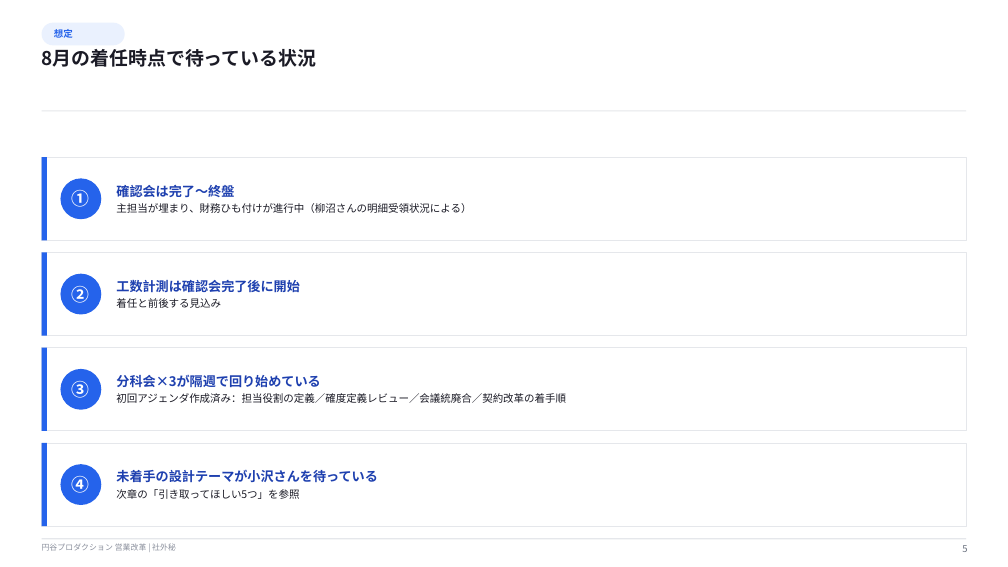
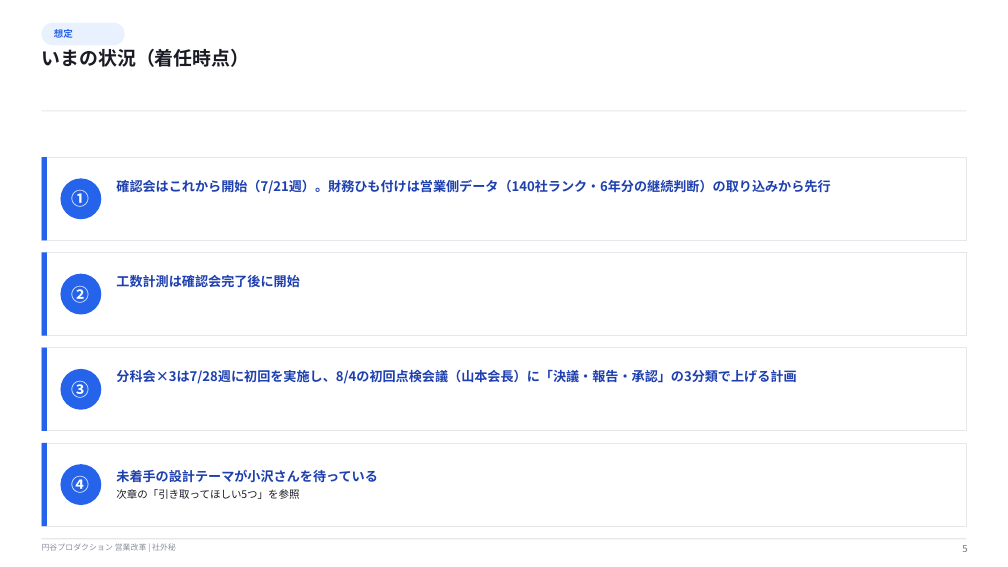
Before and after one commit to hayatoshintani-spe/kessho-lens, a slide deck: slide 5 of docs/営業改革_小沢さん着任ブリーフ.pptx. Drawn at 1008x567 pixels with LibreOffice and Linux fonts; fonts in the diff are those of the drawing. Boxes give left, top, right and bottom in pixels: in the first picture for what was removed or moved away, otherwise in the second. Text is boxed around its words. In the diff, an @@ line names an element or a change of style, - is before the commit and + after.

```diff
--- a/docs/営業改革_小沢さん着任ブリーフ.pptx
+++ b/docs/営業改革_小沢さん着任ブリーフ.pptx
@@ text at [42,49,250,67]: text changed @@
-8月の着任時点で待っている状況
+いまの状況（着任時点）
@@ text at [116,179,830,194]: text changed; size 10 to 12.5 pt; text colour #1B1B26 to #1E40AF; bold on @@
-確認会は完了〜終盤
-主担当が埋まり、財務ひも付けが進行中（柳沼さんの明細受領状況による）
+確認会はこれから開始（7/21週）。財務ひも付けは営業側データ（140社ランク・6年分の継続判断）の取り込みから先行
@@ text at [116,298,221,308]: paragraph removed @@
-着任と前後する見込み
@@ text at [116,369,796,384]: text changed; size 10 to 12.5 pt; text colour #1B1B26 to #1E40AF; bold on @@
-分科会×3が隔週で回り始めている
-初回アジェンダ作成済み：担当役割の定義／確度定義レビュー／会議統廃合／契約改革の着手順
+分科会×3は7/28週に初回を実施し、8/4の初回点検会議（山本会長）に「決議・報告・承認」の3分類で上げる計画
```
Also in this commit, not shown: 2 other slides changed, 3 other files.
